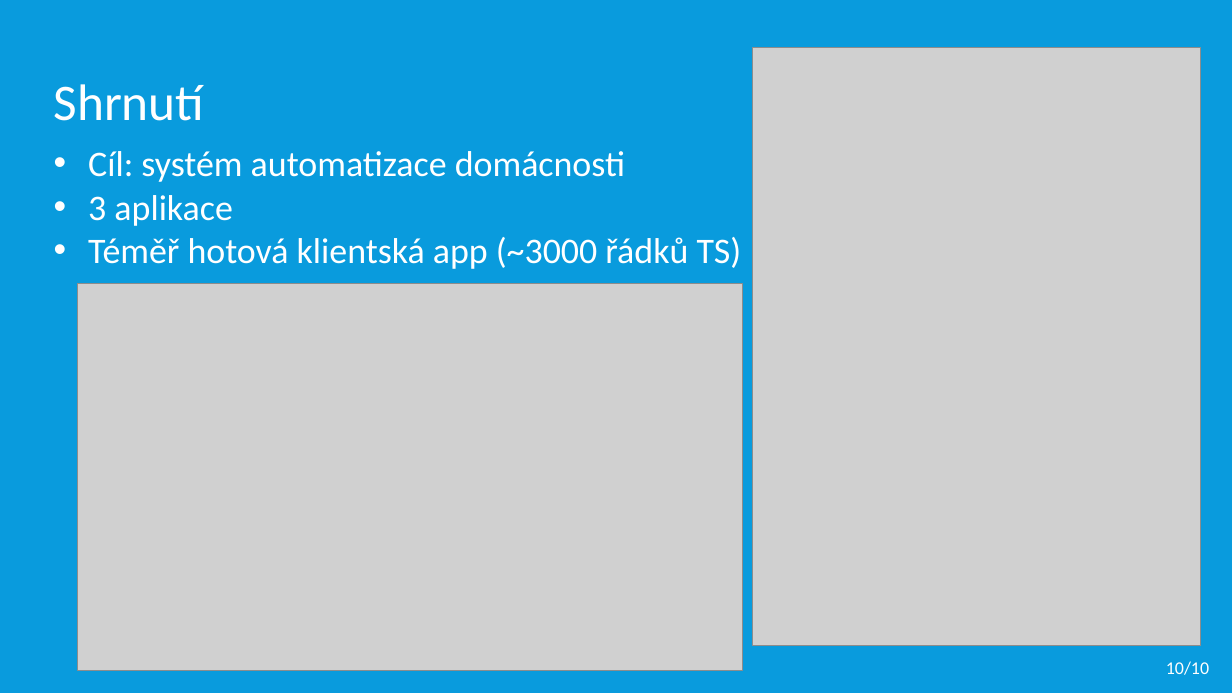
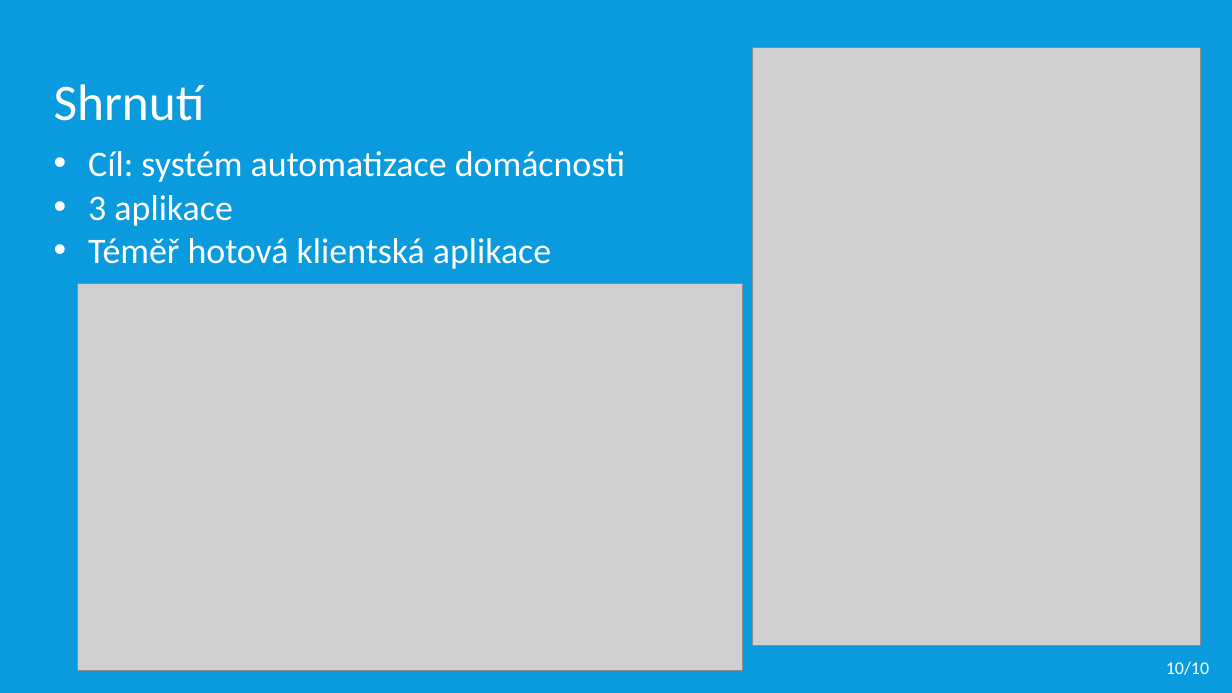
Before and after one commit to dinoq/RPi-Smart-Home, a slide deck: slide 10 of BP/Obhajoba BP/2021/ITT prezentace.pptx. Drawn at 1232x693 pixels with LibreOffice and Linux fonts; fonts in the diff are those of the drawing; grey boxes stand for pictures. Boxes give left, top, right and bottom in pixels: in the first picture for what was removed or moved away, otherwise in the second. Text is boxed around its words. In the diff, an @@ line names an element or a change of style, - is before the commit and + after.

```diff
--- a/BP/Obhajoba BP/2021/ITT prezentace.pptx
+++ b/BP/Obhajoba BP/2021/ITT prezentace.pptx
@@ text at <box>88,238,551,269</box>: text changed @@
-• Téměř hotová klientská app (~3000 řádků TS)
+• Téměř hotová klientská aplikace
```
Also in this commit, not shown: 5 other slides changed, 15 other files.
